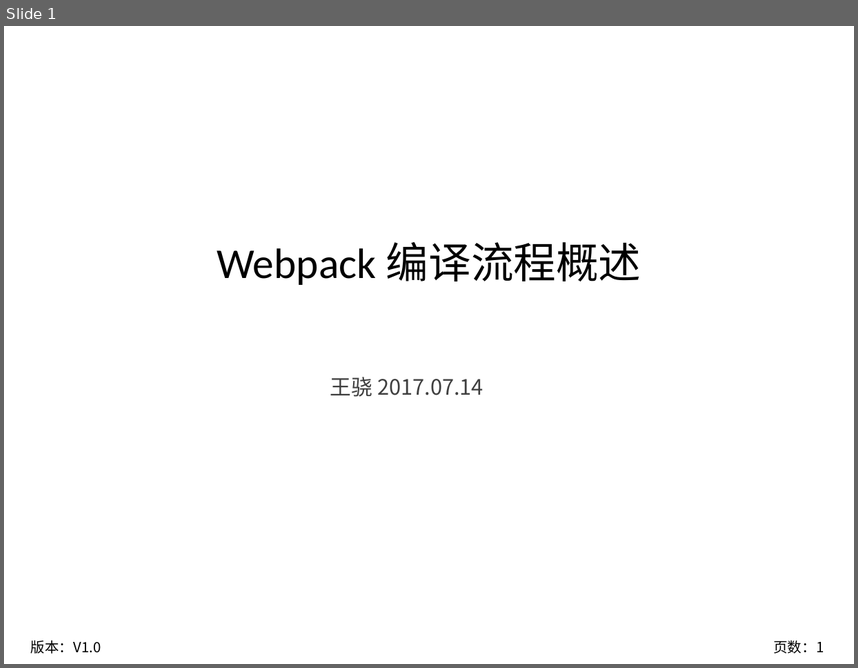
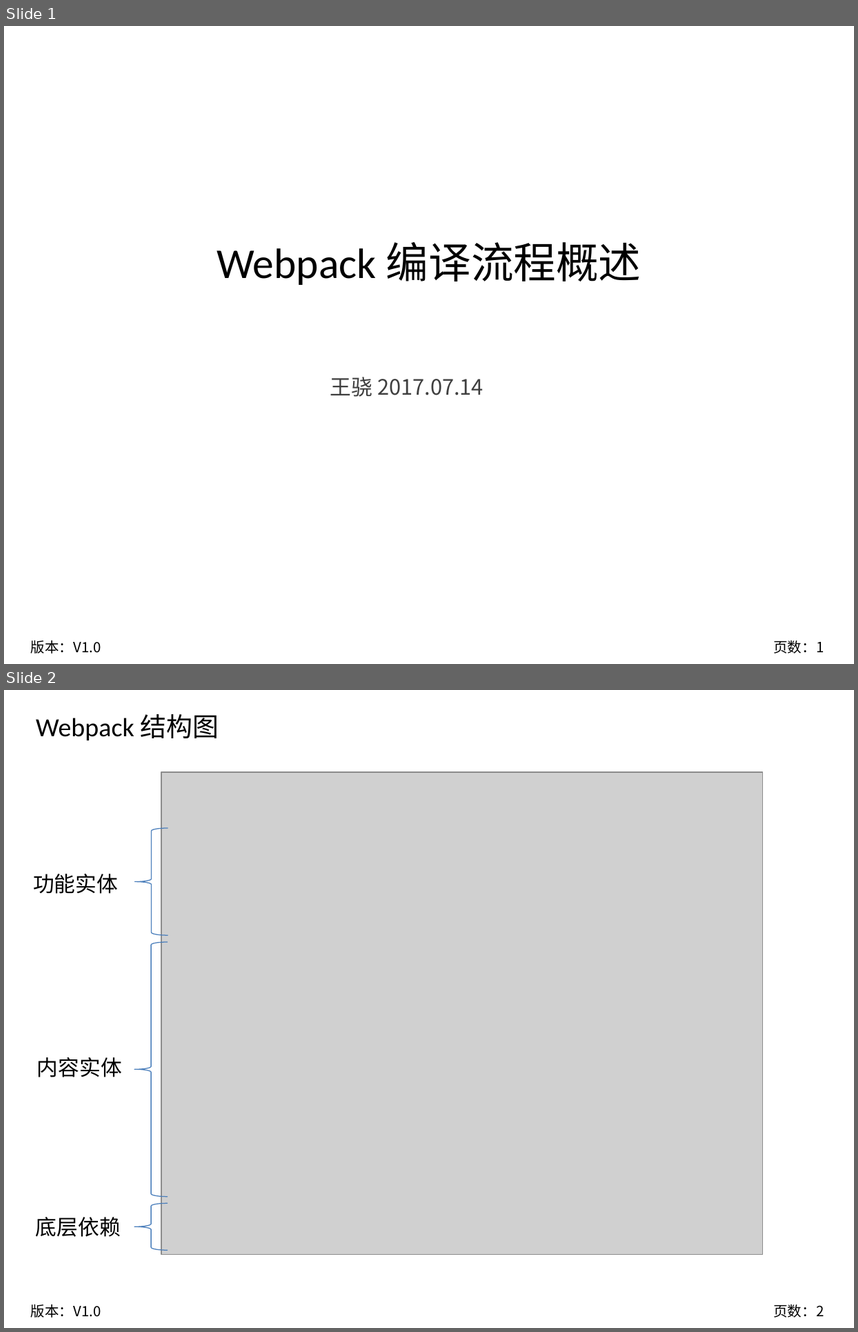
Before and after one commit to tyosssss/learning-webpack, a slide deck: doc/2.Webpack 编译流程概述.pptx. Shown one above the other, each under a label of ours: slide 1 before the commit, slides 1 and 2 after it. The pictures are 858x668 and 858x1332 pixels, drawn with LibreOffice and Linux fonts; fonts in the diff are those of the drawing; grey boxes stand for pictures; background and template pictures are left out. Boxes give left, top, right and bottom in pixels: in the first picture for what was removed or moved away, otherwise in the second. Text is boxed around its words. In the diff, an @@ line names an element or a change of style, - is before the commit and + after.

```diff
--- a/doc/2.Webpack 编译流程概述.pptx
+++ b/doc/2.Webpack 编译流程概述.pptx
@@ slide 2 added at (4,690,854,1328), background #FFFFFF; not listed: 2 template elements that a slide beside it also shows @@
@@ text added at (36,714,219,740), 22.2 pt, text #000000 @@
+Webpack 结构图
@@ picture added at (161,773,762,1254) @@
@@ right brace added at (135,828,168,935), outline #4B7EBC 0.75 pt @@
@@ text added at (33,874,118,894), 18 pt, text #000000 @@
+功能实体
@@ right brace added at (135,942,168,1196), outline #4B7EBC 0.75 pt @@
@@ text added at (37,1057,122,1077), 18 pt, text #000000 @@
+内容实体
@@ right brace added at (135,1203,168,1250), outline #4B7EBC 0.75 pt @@
@@ text added at (36,1216,121,1236), 18 pt, text #000000 @@
+底层依赖
```
Also in this commit, not shown: 10 slides changed, 1 other file.
